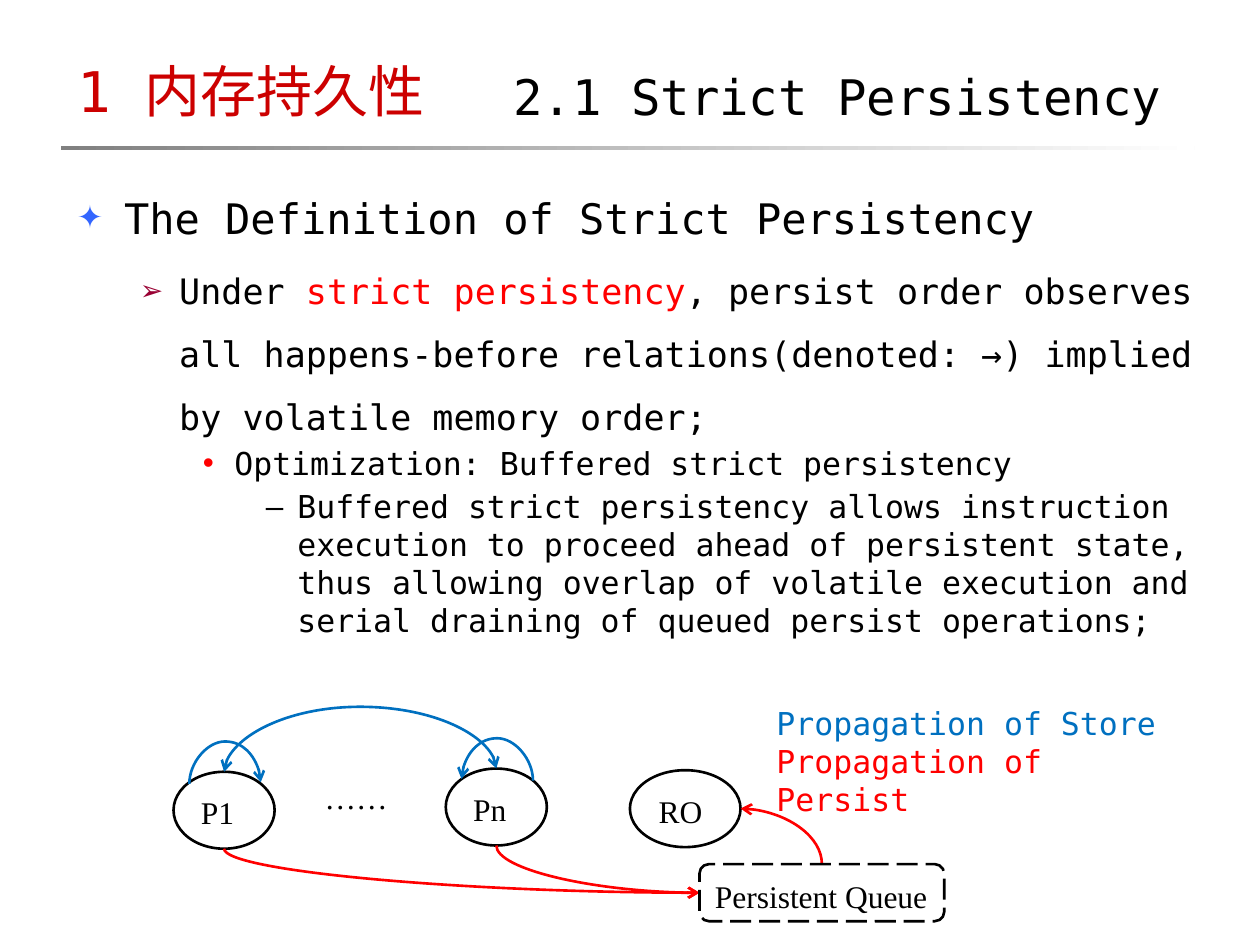
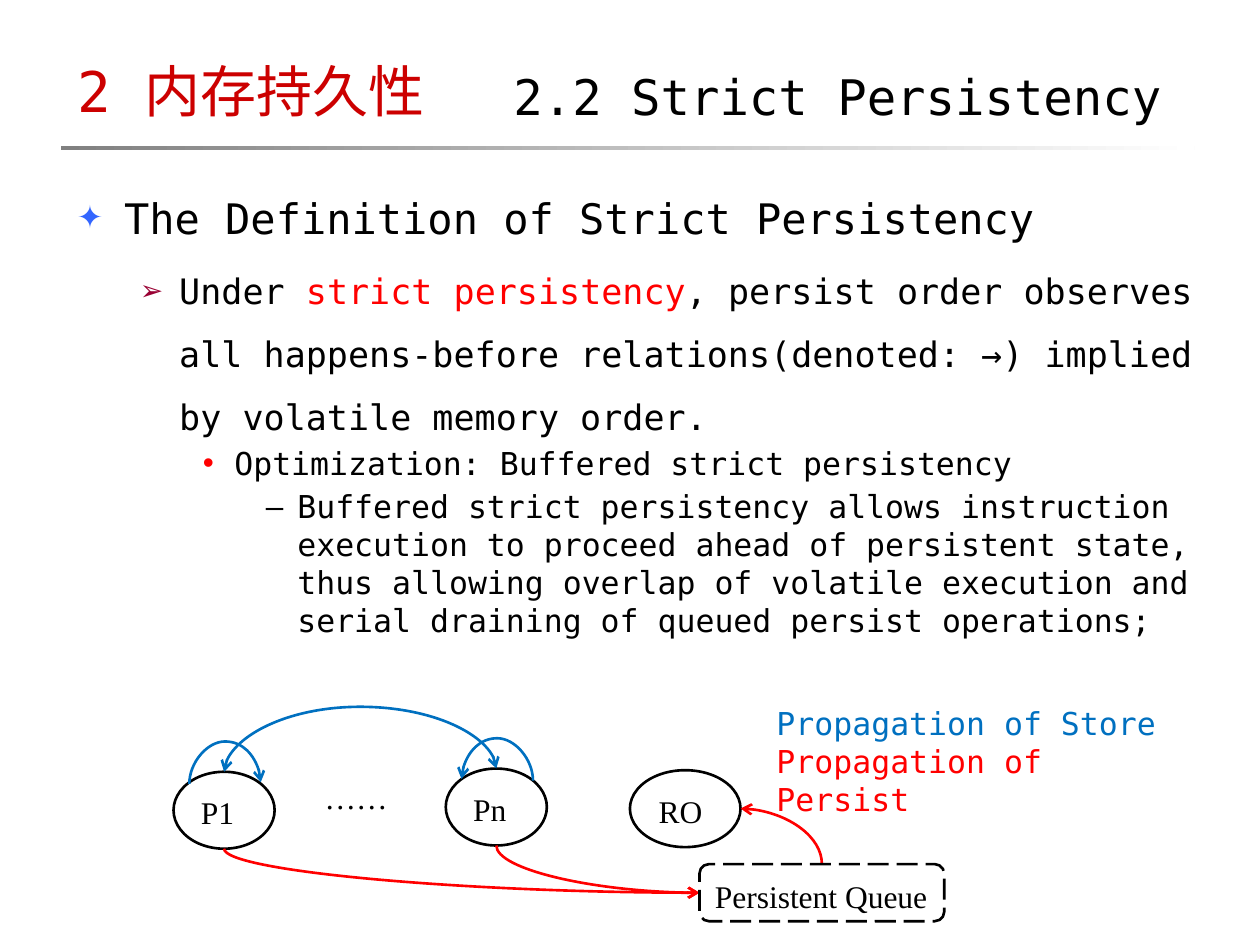
Before and after one commit to maokelong/CSDN-maokelong95, a slide deck: slide 24 of 共享资源/「2018-06-08」Memory Consistency, Memory Persistency.pptx. Drawn at 1260x945 pixels with LibreOffice and Linux fonts; fonts in the diff are those of the drawing; background and template pictures are left out. Boxes give left, top, right and bottom in pixels: in the first picture for what was removed or moved away, otherwise in the second. Text is boxed around its words. In the diff, an @@ line names an element or a change of style, - is before the commit and + after.

Commit message:
更新：内存模型系列（下）
PPT 替换成新版式

```diff
--- a/共享资源/「2018-06-08」Memory Consistency, Memory Persistency.pptx
+++ b/共享资源/「2018-06-08」Memory Consistency, Memory Persistency.pptx
@@ title at (x1=77, y1=65, x2=425, y2=117): text changed @@
-1 内存持久性
+2 内存持久性
@@ text at (x1=513, y1=77, x2=1161, y2=126): text changed @@
-2.1 Strict Persistency
+2.2 Strict Persistency
@@ text at (x1=179, y1=277, x2=1193, y2=438): text changed @@
-  ➢ Under strict persistency, persist order observes all happens-before relations(denoted: →) implied by volatile memory order;
+  ➢ Under strict persistency, persist order observes all happens-before relations(denoted: →) implied by volatile memory order.
```
Also in this commit, not shown: 10 other slides changed, 1 other file.
